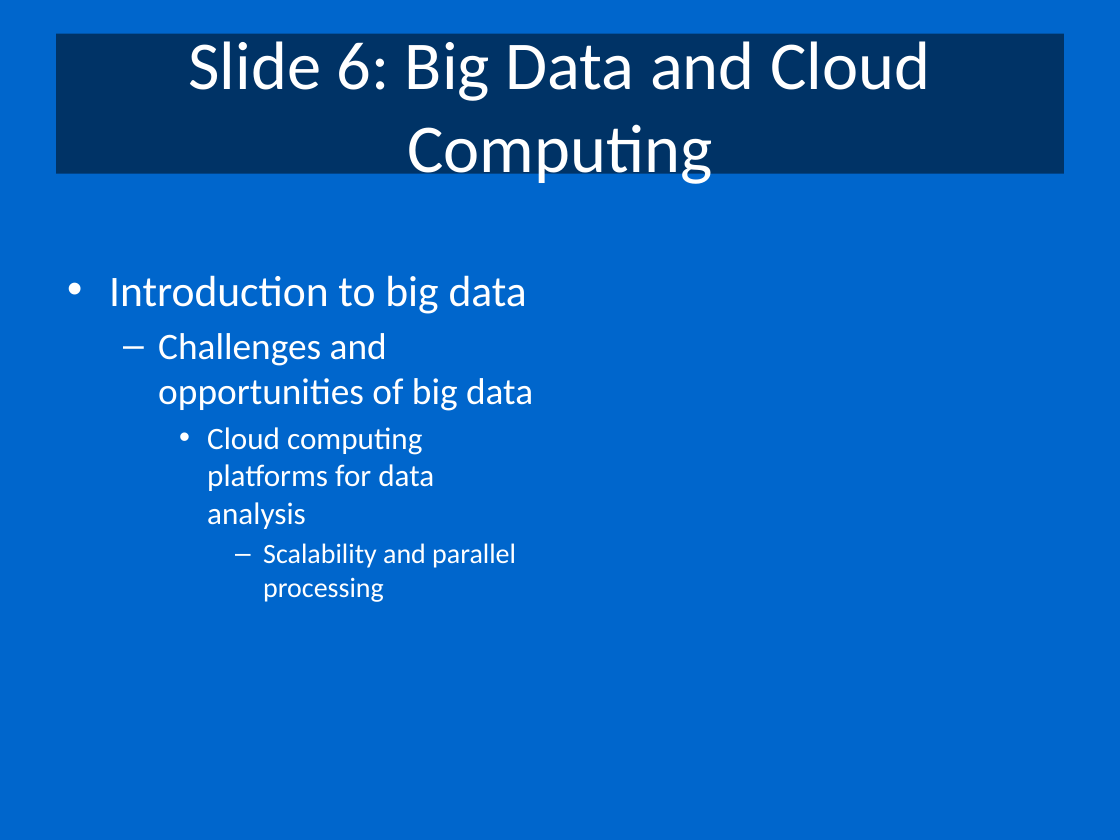
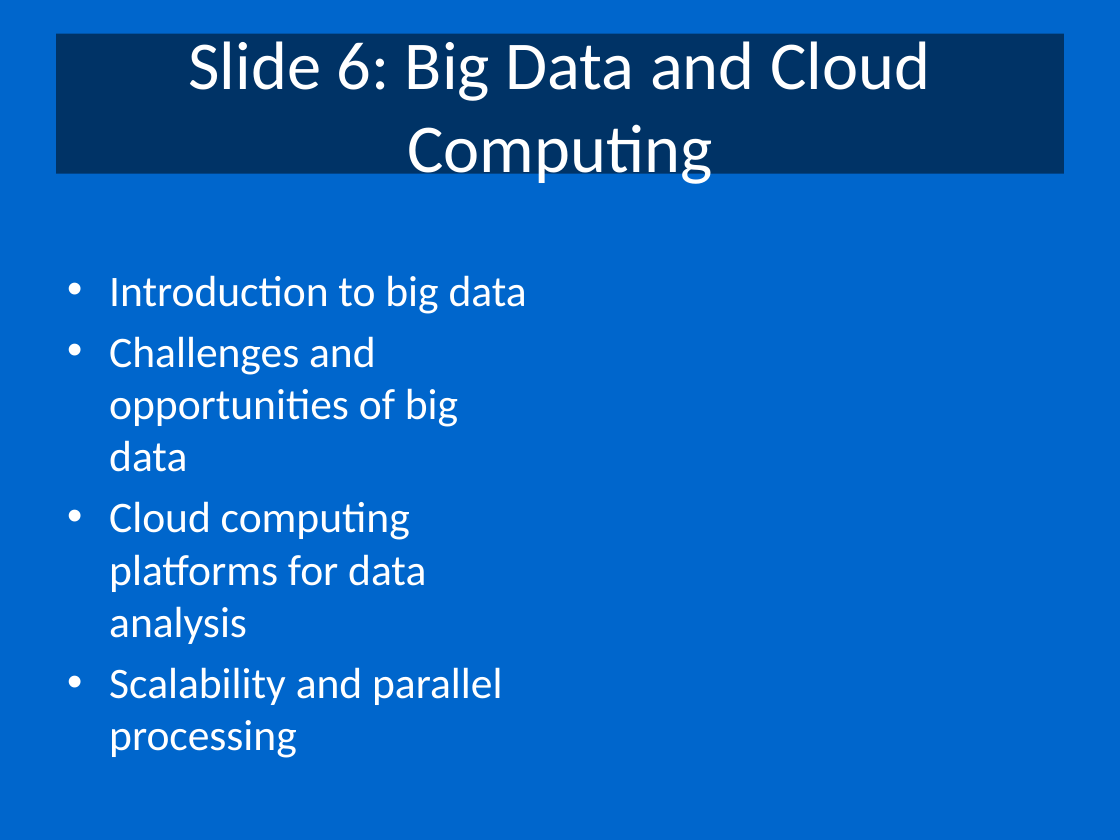
Before and after one commit to scientistdanyal/python, a slide deck: slide 6 of pptx/modified_presentation.pptx. Drawn at 1120x840 pixels with LibreOffice and Linux fonts; fonts in the diff are those of the drawing. Boxes give left, top, right and bottom in pixels: in the first picture for what was removed or moved away, otherwise in the second. Text is boxed around its words. In the diff, an @@ line names an element or a change of style, - is before the commit and + after.

```diff
--- a/pptx/modified_presentation.pptx
+++ b/pptx/modified_presentation.pptx
@@ text at <box>109,336,502,758</box>: size 24 to 28 pt in "Challenges and opportunities of big data"; size 20 to 28 pt in "Cloud computing platforms for data analysis"; size 18 to 28 pt in "Scalability and parallel processing"; bullet – to •; list level 2 to 1 in "Challenges and opportunities of big ..."; list level 3 to 1 in "Cloud computing platforms for data ..."; list level 4 to 1 in "Scalability and parallel processing" @@
```
Also in this commit, not shown: 9 other slides changed, 23 other files.
